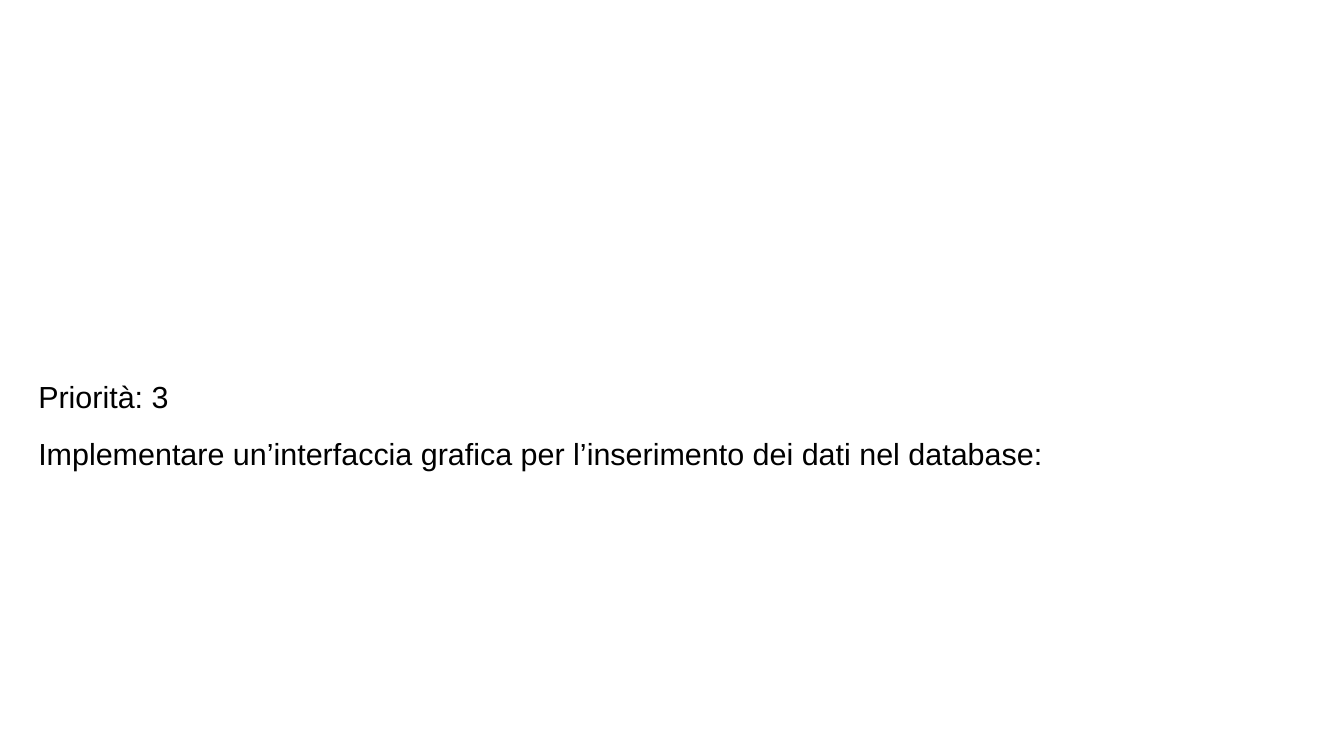
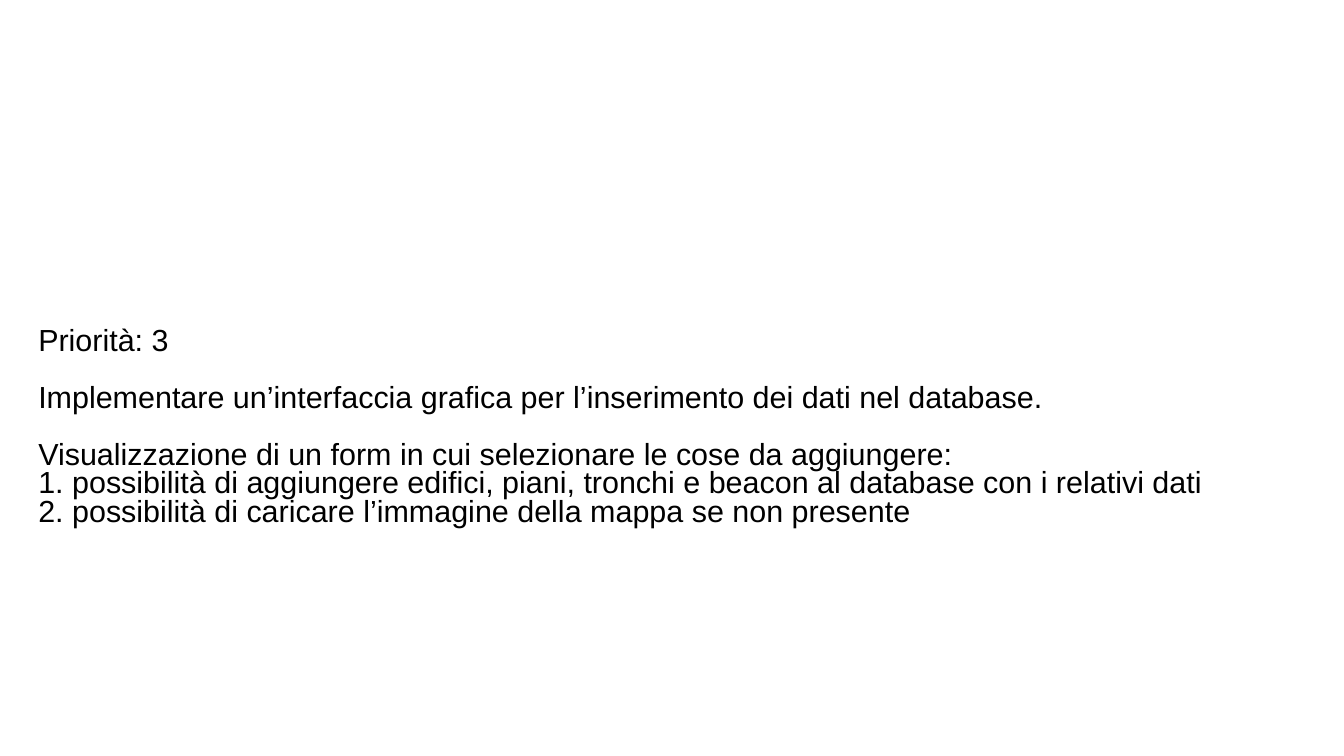
Before and after one commit to ecorradini/ProgettoIDS, a slide deck: slide 6 of AnalisiRequisiti/User Stories/UserStoriesNuova.ppt. Drawn at 1344x756 pixels with LibreOffice and Linux fonts; fonts in the diff are those of the drawing; background and template pictures are left out. Boxes give left, top, right and bottom in pixels: in the first picture for what was removed or moved away, otherwise in the second. Text is boxed around its words. In the diff, an @@ line names an element or a change of style, - is before the commit and + after.

```diff
--- a/AnalisiRequisiti/User Stories/UserStoriesNuova.ppt
+++ b/AnalisiRequisiti/User Stories/UserStoriesNuova.ppt
@@ text at [38, 386, 1201, 528]: text changed @@
-Implementare un’interfaccia grafica per l’inserimento dei dati nel database:
+Implementare un’interfaccia grafica per l’inserimento dei dati nel database.
+Visualizzazione di un form in cui selezionare le cose da aggiungere:
+1. possibilità di aggiungere edifici, piani, tronchi e beacon al database con i relativi dati
+2. possibilità di caricare l’immagine della mappa se non presente
```
Also in this commit, not shown: 1 other slide changed, 3 other files.
